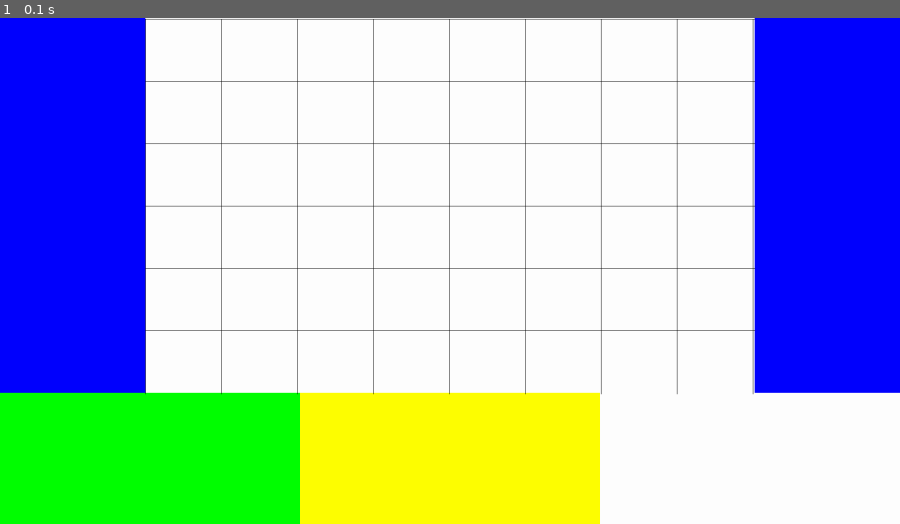
Above: before the commit, frame 1.
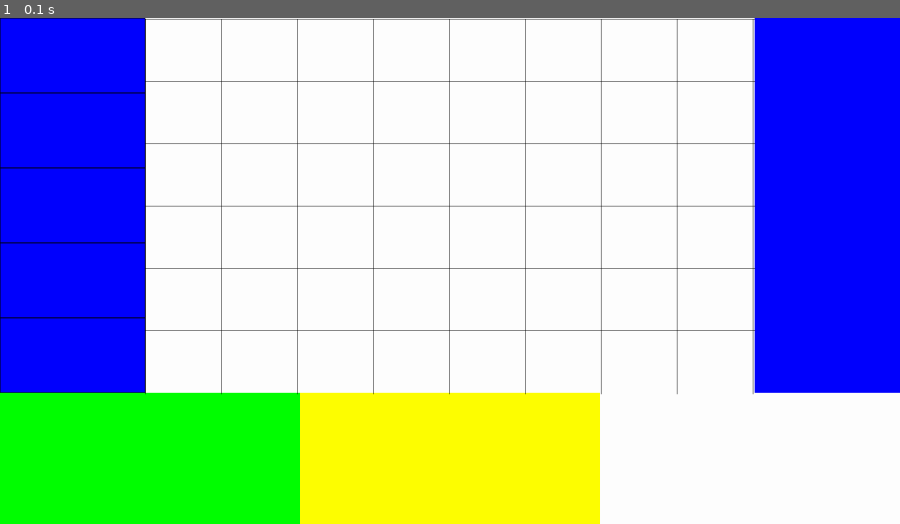
Above: after the commit, the same moment.

Repository: L-Engelhardt-Lette/SoloFightTactics
Game: pygame game, started from LudwigsTestWelt/Layout.py
The game is run twice, just before and just after one commit, with the same random seed, the same clock (stepped at 60 frames per second) and the same inputs.
Inputs:
- Up to frame 1 (0.1 s): no input

The runs differ from the first frame. In frame 1, 0.6% of the frame differs, in the area x 0-17%, y 0-75%.

Commit message:
shop grid p1

Diff:
--- a/LudwigsTestWelt/Layout.py
+++ b/LudwigsTestWelt/Layout.py
@@ -19,6 +19,8 @@
 SHOP_TILE_HEIGHT = 800  # Height of each shop tile
 SHOP_UNIT_TILE_HEIGHT = SHOP_TILE_HEIGHT / 5
 SHOP_UNIT_TILE_WIDTH = SHOP_TILE_WIDTH
+SHOP_GRID_COL = 1
+SHOP_GRID_ROW = 5
 
 # Constants for the Round Console tiles
 ROUND_CONSOLE_TILE_WIDTH = 640
@@ -80,6 +82,13 @@
         x = SHOP_TILE_WIDTH + col * TILE_SIZE[0]
         pygame.draw.line(screen, BLACK, (x, SHOP_TILE_HEIGHT % TILE_SIZE[1]), (x, SHOP_TILE_HEIGHT % TILE_SIZE[1] + GRID_HEIGHT))
 
+    #Grid for the shop for player 1
+    for row in range(SHOP_GRID_ROW):
+        for col in range(SHOP_GRID_COL):
+            rect = pygame.Rect(col * SHOP_UNIT_TILE_WIDTH, row * SHOP_UNIT_TILE_HEIGHT, SHOP_UNIT_TILE_WIDTH, SHOP_UNIT_TILE_HEIGHT)
+            pygame.draw.rect(screen, BLACK, rect, 1)  # 1 for outline
+    #Grid for the shop for player 2
+
     # Update the display
     pygame.display.flip()
 
